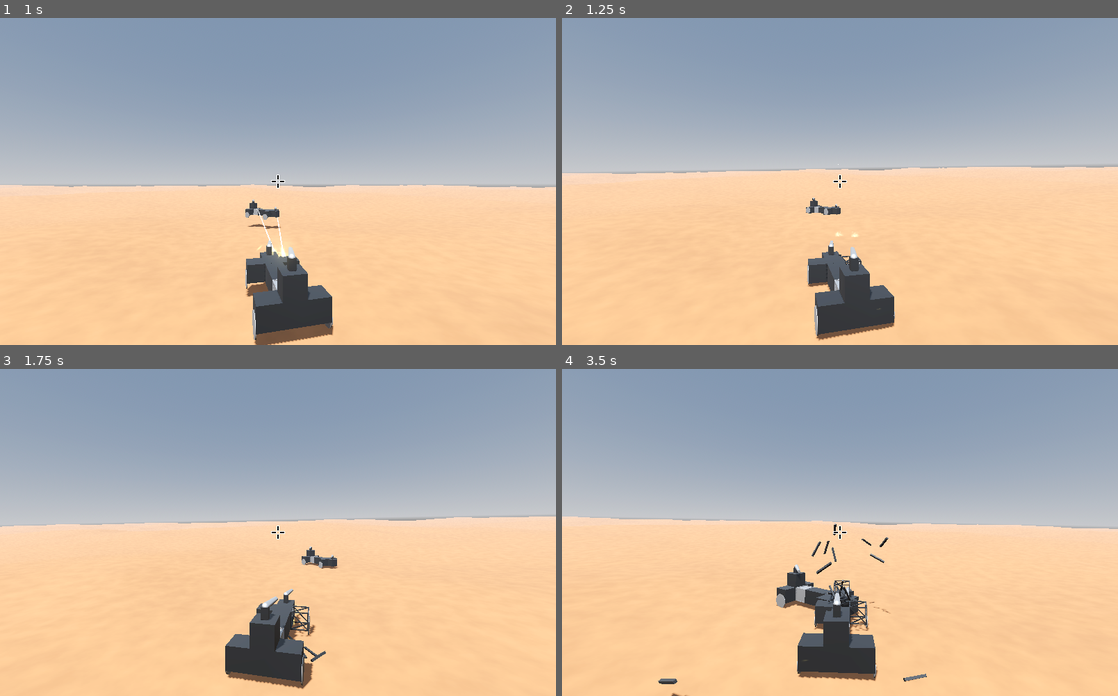
Above: before the commit, frames 1-4 (two rows, left to right).
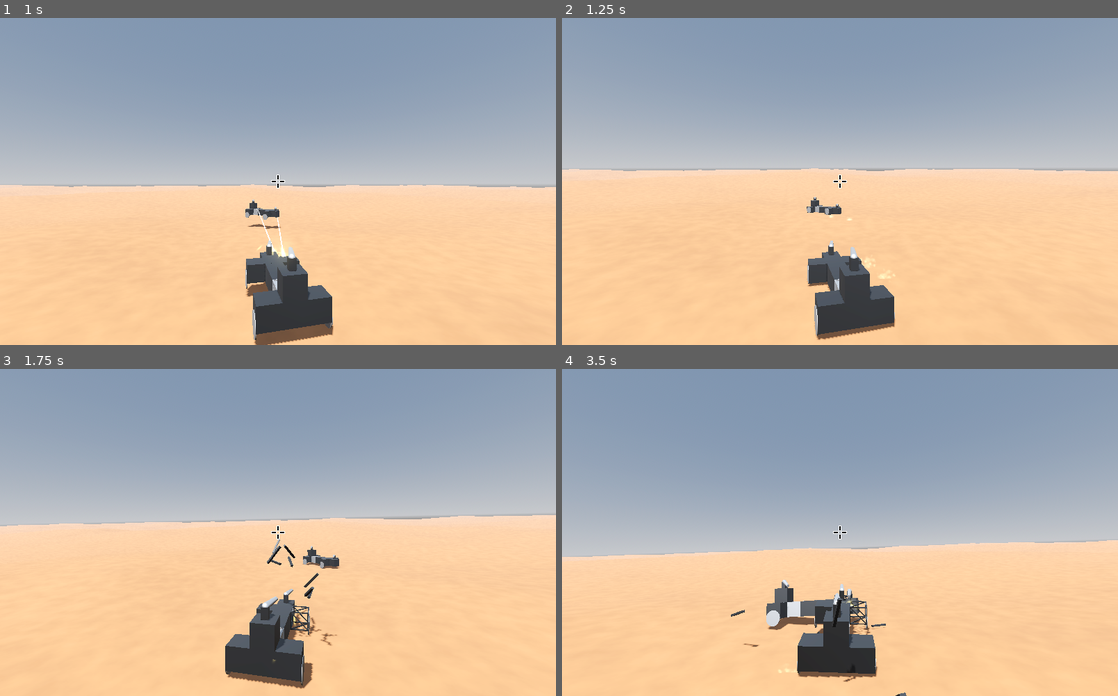
Above: after the commit, the same moments.

Repository: mcjohnalds/metal-skirmish
Game: Godot game, scene res://scenes/level.tscn
Same seed, same stepped clock (60 frames per second), same inputs: the game is played once before the commit and once after it. The project has no main scene, so this scene is started directly.
Inputs (mouse positions are in pixels of both pictures, inside the frame that each line leads up to):
- Up to frame 1 (1 s): move the mouse to (305, 181) at 0.52 s; hold W (move_forward) from 0.53 s (still down); click (305, 181) at 0.67 s
- Up to frame 2 (1.25 s): keep holding W (move_forward)
- Up to frame 3 (1.75 s): keep holding W (move_forward); move the mouse to (250, 532) at 1.27 s
- Up to frame 4 (3.5 s): keep holding W (move_forward); move the mouse to (851, 525) at 2.02 s; move the mouse to (834, 539) at 2.77 s; click (834, 539) at 2.92 s

Frame 1 is identical in both runs. In frame 2, 0.9% of the frame differs, in the area x 0-100%, y 44-99%; in frame 3, 0.7%; in frame 4, 12%, in the area x 0-100%, y 40-100%.

Commit message:
fix aim bug

Diff:
--- a/scenes/level.tscn
+++ b/scenes/level.tscn
@@ -54,6 +54,14 @@
 map_depth = 100
 map_data = PackedFloat32Array(0.321569, 0.203922, 0.176471, 0.12549, 0.2, 0.298039, 0.305882, 0.345098, 0.45098, 0.4941 …(98164 unchanged characters)…
 
+[sub_resource type="StandardMaterial3D" id="StandardMaterial3D_3cg83"]
+shading_mode = 0
+albedo_color = Color(0, 1, 1, 1)
+disable_receive_shadows = true
+
+[sub_resource type="SphereMesh" id="SphereMesh_ojded"]
+material = SubResource("StandardMaterial3D_3cg83")
+
 [node name="Level" type="Node3D"]
 script = ExtResource("1_dfxqw")
 
@@ -110,6 +118,7 @@
 
 [node name="Aim" type="RayCast3D" parent="Player/CameraPivot/Camera3D"]
 target_position = Vector3(2.08165e-12, 2.08165e-12, -1000)
+collision_mask = 3
 
 [node name="GunPart1" parent="Player" instance=ExtResource("4_k3rsv")]
 transform = Transform3D(1, 0, 0, 0, 1, 0, 0, 0, 1, 1, 1, 5)
@@ -167,6 +176,7 @@
 
 [node name="Ground" type="StaticBody3D" parent="." groups=["ground"]]
 collision_layer = 3
+collision_mask = 15
 script = ExtResource("6_c3dvn")
 
 [node name="MeshInstance3D" type="MeshInstance3D" parent="Ground"]
@@ -195,3 +205,9 @@
 pivot_offset = Vector2(50, 50)
 texture = ExtResource("4_6exi3")
 expand_mode = 1
+
+[node name="AimDebugSphere" type="MeshInstance3D" parent="." groups=["aim debug sphere"]]
+transform = Transform3D(1, 0, 0, 0, 1, 0, 0, 0, 1, 0, 8.07649, 0)
+visible = false
+cast_shadow = 0
+mesh = SubResource("SphereMesh_ojded")
--- a/scripts/camera_pivot.gd
+++ b/scripts/camera_pivot.gd
@@ -4,6 +4,11 @@
 @onready var camera: Camera3D = $Camera3D
 @onready var aim: RayCast3D = $Camera3D/Aim
 var view_pitch := 0.0
+
+
+func _process(_delta: float) -> void:
+	g.aim_debug_sphere.global_position = g.camera_pivot.aim.get_collision_point()
+
 
 func _input(event: InputEvent) -> void:
 	if event.is_action_pressed("ui_cancel"):
--- a/scripts/global.gd
+++ b/scripts/global.gd
@@ -15,6 +15,11 @@
 var camera_pivot: Node3D:
 	get:
 		return get_tree().get_first_node_in_group("camera pivot")
+
+
+var aim_debug_sphere: Node3D:
+	get:
+		return get_tree().get_first_node_in_group("aim debug sphere")
 
 
 static func safe_look_at(node: Node3D, target: Vector3, use_model_front: bool = false) -> void:
--- a/scripts/vehicle.gd
+++ b/scripts/vehicle.gd
@@ -22,7 +22,8 @@
 	var part_count := 0
 	var part_position_sum := Vector3.ZERO
 	var shapes: Array = []
-	g.camera_pivot.aim.add_exception(self)
+	if is_player:
+		g.camera_pivot.aim.add_exception(self)
 	for child: Node in get_children():
 		var is_part := false
 		if child is ArmorPart:
@@ -119,7 +120,7 @@
 			var l := p.distance_to(v)
 			var a := clampf(l / 50.0, 0.0, 1.0)
 			var t := Global.get_ticks_sec() * TAU
-			var m := 0.1 * TAU
+			var m := 0.3 * TAU
 			ap = m * a * sin(t)
 			ay = m * a * sin(2.0 * t)
 
Not shown, changed: misc/todo.txt
Not shown: 1 places in scenes/level.tscn that only renumber resources
